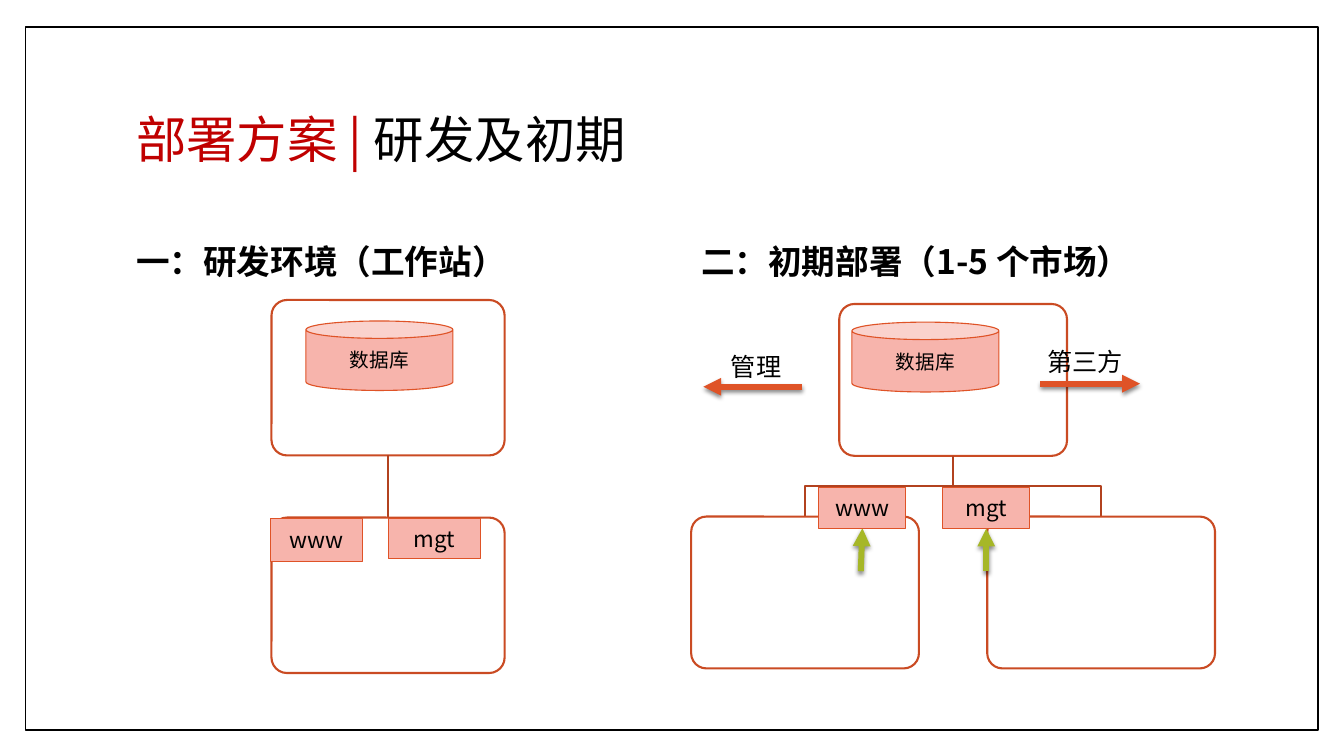
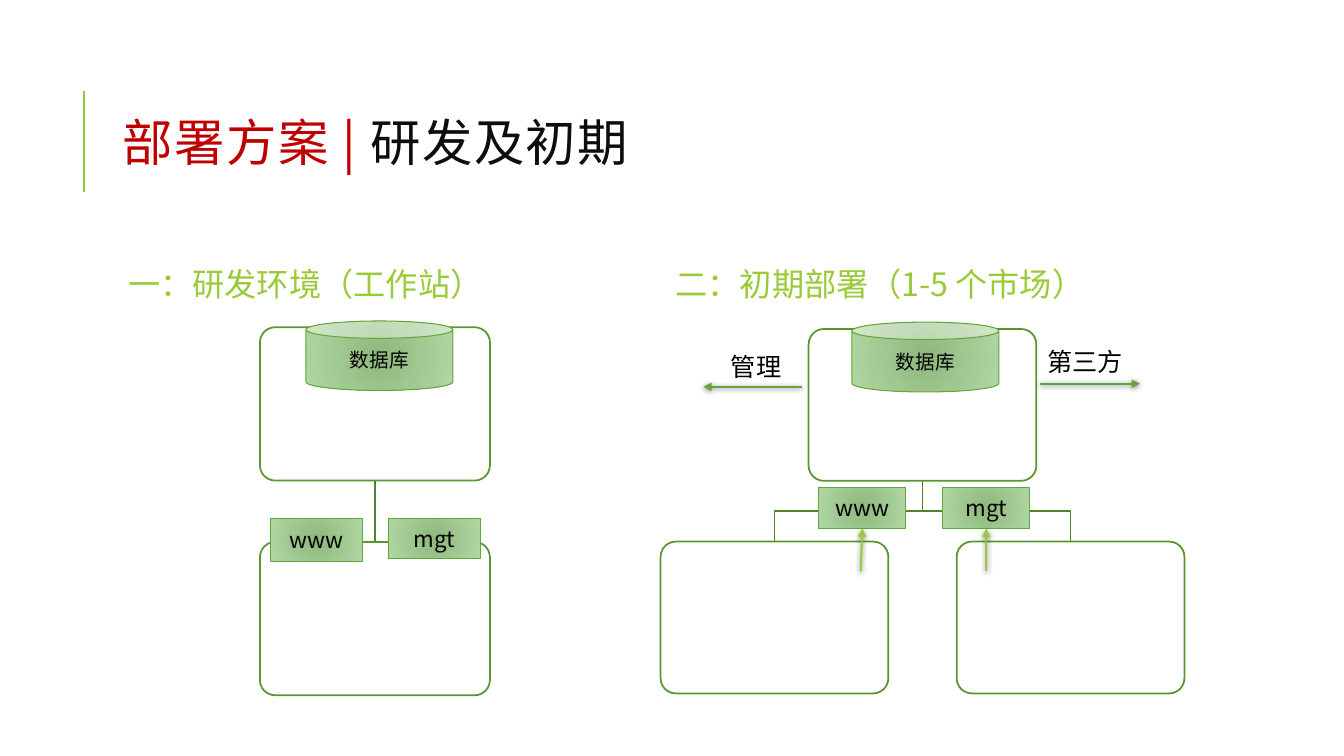
Before and after one commit to jzgi/chainsmart, a slide deck: slide 18 of Docs/品链供销.pptx. Drawn at 1344x756 pixels with LibreOffice and Linux fonts; fonts in the diff are those of the drawing. Boxes give left, top, right and bottom in pixels: in the first picture for what was removed or moved away, otherwise in the second. Text is boxed around its words. In the diff, an @@ line names an element or a change of style, - is before the commit and + after.

```diff
--- a/Docs/品链供销.pptx
+++ b/Docs/品链供销.pptx
@@ rectangle removed at [25, 27, 1318, 730] @@
@@ title "部署方案 | 研发及初期": place and size @@
-title "部署方案 | 研发及初期" at [136, 115, 626, 162]
+title "部署方案 | 研发及初期" at [123, 118, 627, 165]
@@ title "部署方案 | 研发及初期" at [123, 118, 627, 165]: text colour #000000 to #0D0D0D in "研发及初期"; letter spacing 0 to 1 pt; line spacing 0.9 to 0.8 @@
@@ line added from (84, 192) to (84, 91), #99CB38 1.5 pt @@
@@ text "一：研发环境（工作站）": place and size @@
-text "一：研发环境（工作站）" at [136, 245, 506, 278]
+text "一：研发环境（工作站）" at [128, 268, 483, 299]
@@ text "一：研发环境（工作站）" at [128, 268, 483, 299]: size 24 to 23 pt, text colour #000000 to #99CB38, bold off @@
@@ text "二：初期部署（1-5 个市场）" at [676, 268, 1085, 299]: size 24 to 23 pt, text colour #000000 to #99CB38, bold off @@
@@ text "二：初期部署（1-5 个市场）": place and size @@
-text "二：初期部署（1-5 个市场）" at [701, 245, 1130, 278]
+text "二：初期部署（1-5 个市场）" at [676, 268, 1085, 299]
@@ rounded rectangle: place and size @@
-rounded rectangle at [271, 300, 504, 456]
+rounded rectangle at [260, 328, 490, 481]
@@ fill #F7B5AD to gradient #8FB87D to #B2D7A4; outline #DF5327 0.79 pt to #63A537 0.75 pt in 6 elements at [852, 323, 999, 392], [819, 488, 905, 528], [943, 488, 1029, 528], [270, 518, 362, 562], [388, 518, 480, 559], [306, 321, 453, 390] @@
@@ arrow (803, 387) - (704, 387): stroke #DF5327 4.25 pt to #63A537 1.5 pt @@
@@ arrow (1041, 384) - (1140, 384): stroke #DF5327 4.25 pt to #63A537 1.5 pt @@
@@ freeform shape: place and size @@
-freeform shape at [383, 456, 393, 518]
+freeform shape at [370, 481, 380, 542]
@@ outline #B3421F 1.5 pt to #4F842C 1.25 pt in 3 elements at [370, 481, 380, 542], [923, 481, 1071, 541], [774, 481, 923, 541] @@
@@ 3 rounded rectangles, 2 freeform shapes: place and size @@
-3 rounded rectangles, 2 freeform shapes at [692, 304, 1215, 669]
+3 rounded rectangles, 2 freeform shapes at [660, 329, 1185, 694]
@@ arrow (861, 572) - (863, 528): stroke #A6B727 4.25 pt to #99CB38 1.5 pt @@
@@ arrow (987, 572) - (987, 528): stroke #A6B727 4.25 pt to #99CB38 1.5 pt @@
@@ rounded rectangle: place and size @@
-rounded rectangle at [271, 517, 504, 673]
+rounded rectangle at [260, 542, 490, 696]
@@ outline #CA4B23 1.5 pt to #5A9632 1.25 pt in 5 elements at [260, 542, 490, 696], [260, 328, 490, 481], [957, 541, 1185, 694], [809, 329, 1036, 481], [660, 541, 888, 694] @@
```
Also in this commit, not shown: 27 other slides changed, 28 other files.
